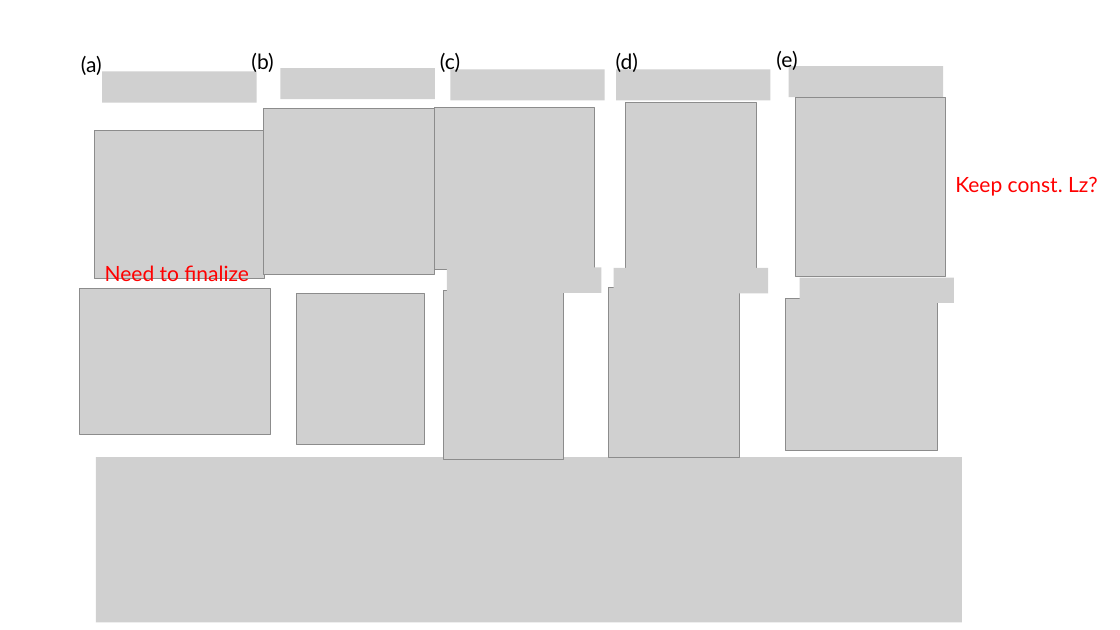
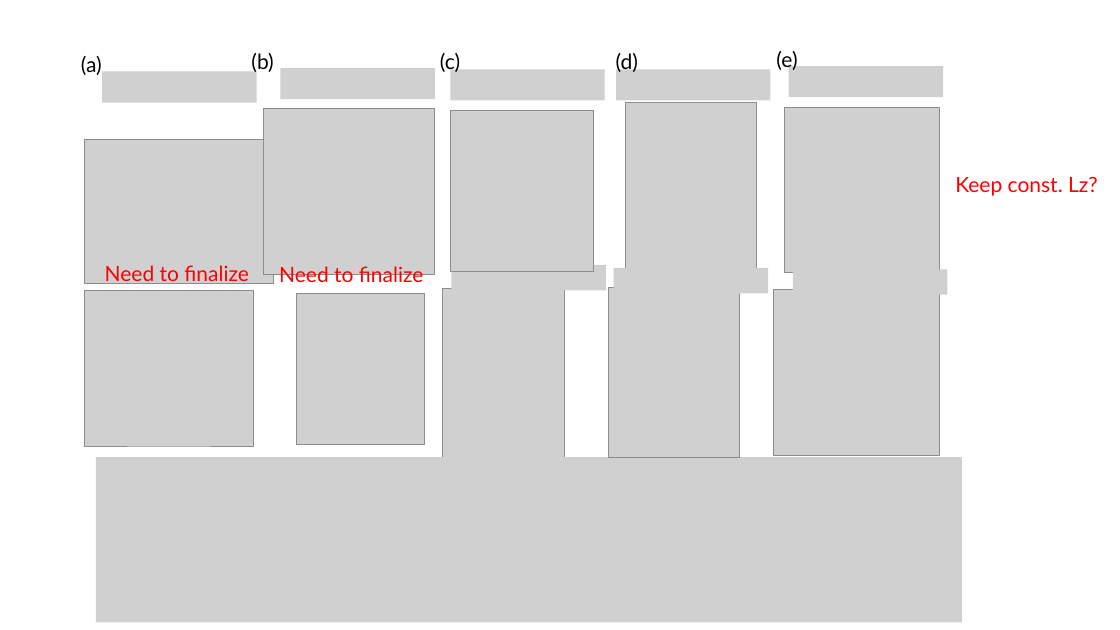
Before and after one commit to tyokokur/presentations, a slide deck: slide 5 of SYSG3_paper.pptx. Drawn at 1120x630 pixels with LibreOffice and Linux fonts; fonts in the diff are those of the drawing; grey boxes stand for pictures. Boxes give left, top, right and bottom in pixels: in the first picture for what was removed or moved away, otherwise in the second. Text is boxed around its words. In the diff, an @@ line names an element or a change of style, - is before the commit and + after.

```diff
--- a/SYSG3_paper.pptx
+++ b/SYSG3_paper.pptx
@@ picture: place and size @@
-picture at bbox=[434, 108, 595, 269]
+picture at bbox=[450, 111, 594, 272]
@@ picture: place and size @@
-picture at bbox=[796, 97, 946, 276]
+picture at bbox=[785, 108, 939, 273]
@@ picture: place and size @@
-picture at bbox=[94, 131, 265, 279]
+picture at bbox=[85, 139, 273, 283]
@@ text added at bbox=[279, 264, 424, 287], 18 pt, text #FF0000 @@
+Need to finalize
@@ picture: place and size @@
-picture at bbox=[447, 267, 602, 292]
+picture at bbox=[451, 265, 606, 290]
@@ picture: place and size @@
-picture at bbox=[80, 289, 271, 435]
+picture at bbox=[85, 291, 254, 446]
@@ picture: place and size @@
-picture at bbox=[786, 298, 939, 451]
+picture at bbox=[774, 290, 939, 455]
@@ picture: place and size @@
-picture at bbox=[800, 277, 954, 302]
+picture at bbox=[793, 270, 948, 295]
```
Also in this commit, not shown: 5 other slides changed, 1 slide added, 1 slide removed.
